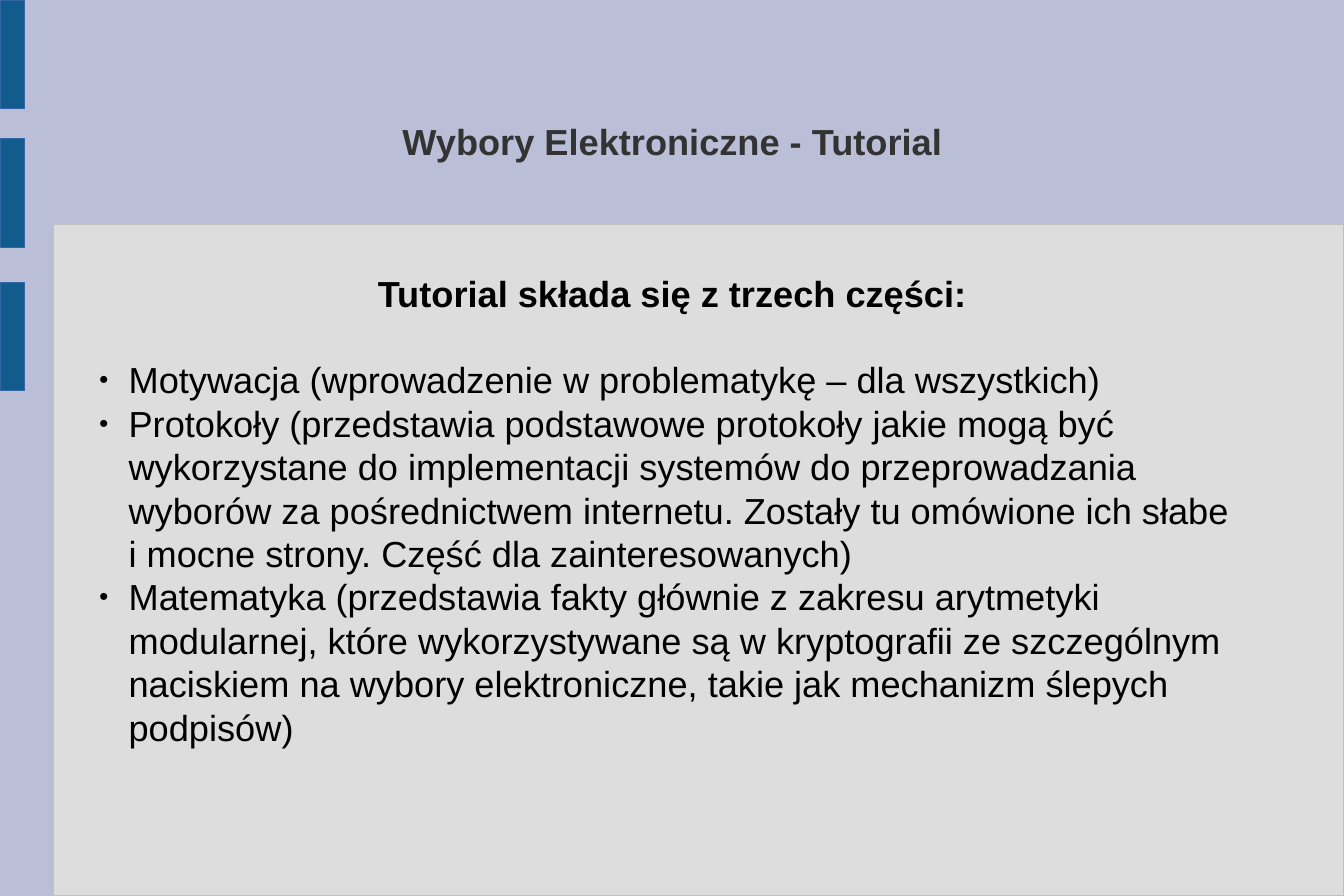
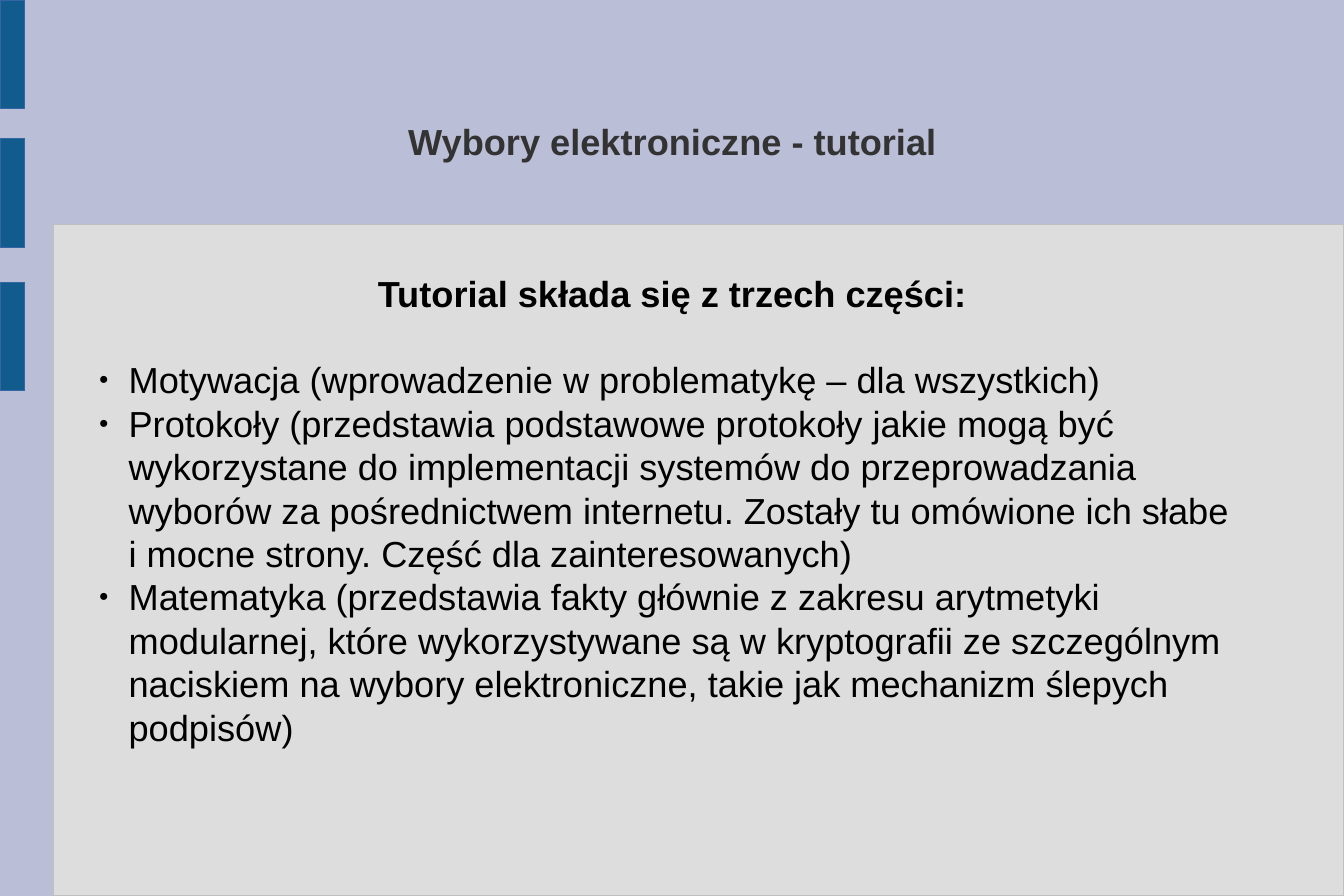
Before and after one commit to abhay123lp/internetvotingsystem, a slide deck: slide 2 of Tutorial/1. Motywacja (dla kazdego).odp (slide 1 before the commit). Drawn at 1344x896 pixels with LibreOffice and Linux fonts; fonts in the diff are those of the drawing. Boxes give left, top, right and bottom in pixels: in the first picture for what was removed or moved away, otherwise in the second. Text is boxed around its words. In the diff, an @@ line names an element or a change of style, - is before the commit and + after.

```diff
--- a/Tutorial/1. Motywacja (dla kazdego).odp
+++ b/Tutorial/1. Motywacja (dla kazdego).odp
@@ title at [408,129,937,161]: text changed @@
-Wybory Elektroniczne - Tutorial
+Wybory elektroniczne - tutorial
```
Also in this commit, not shown: 2 slides added, 2 other files.
